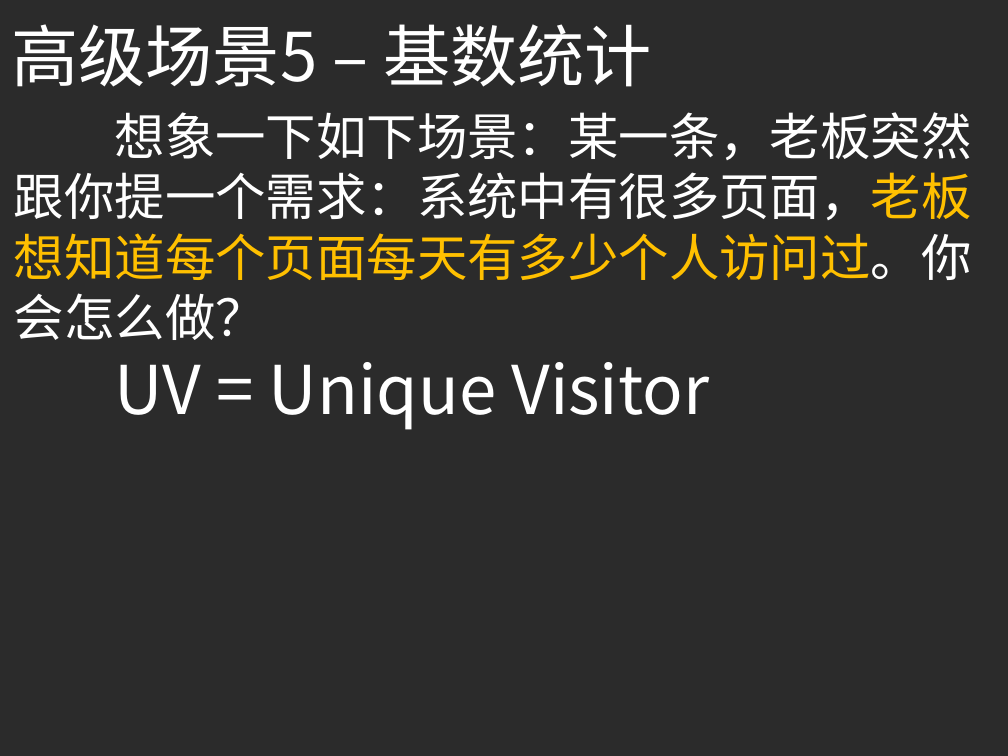
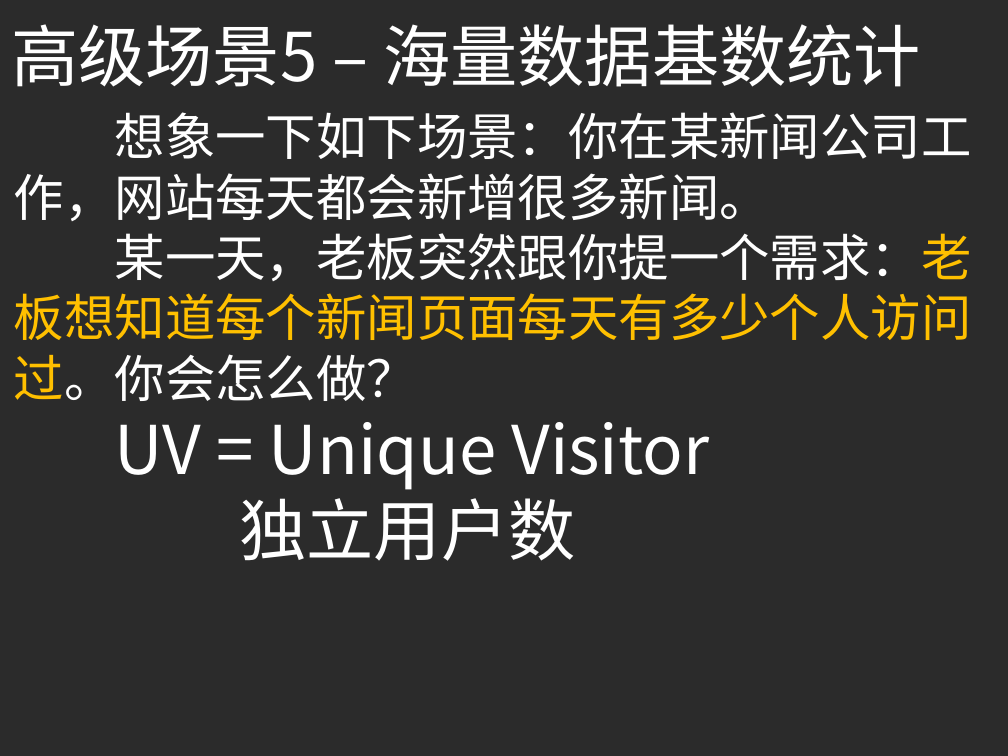
Before and after one commit to yellowb/redis-application-sharing, a slide deck: slide 22 of doc/SD_EP01_Redis_Adv_Application.pptx. Drawn at 1008x756 pixels with LibreOffice and Linux fonts; fonts in the diff are those of the drawing; background and template pictures are left out; a plain dark background stands for a picture behind light text. Boxes give left, top, right and bottom in pixels: in the first picture for what was removed or moved away, otherwise in the second. Text is boxed around its words. In the diff, an @@ line names an element or a change of style, - is before the commit and + after.

Commit message:
add PPT

```diff
--- a/doc/SD_EP01_Redis_Adv_Application.pptx
+++ b/doc/SD_EP01_Redis_Adv_Application.pptx
@@ text at [11,24,920,87]: text changed @@
-高级场景5 – 基数统计
+高级场景5 – 海量数据基数统计
@@ text at [14,112,972,401]: text changed @@
-想象一下如下场景：某一条，老板突然跟你提一个需求：系统中有很多页面，老板想知道每个页面每天有多少个人访问过。你会怎么做？
+想象一下如下场景：你在某新闻公司工作，网站每天都会新增很多新闻。
+某一天，老板突然跟你提一个需求：老板想知道每个新闻页面每天有多少个人访问过。你会怎么做？
@@ text at [240,486,576,561]: paragraph added @@
+独立用户数
```
Also in this commit, not shown: 3 other slides changed, 8 slides added.
